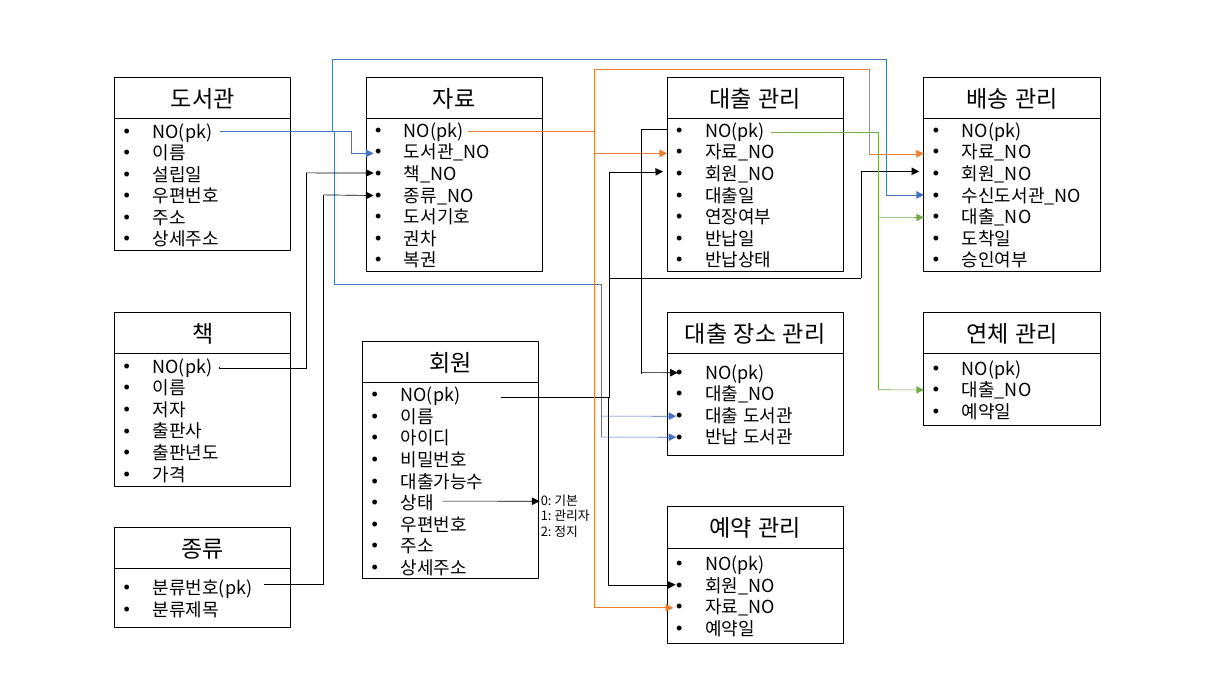
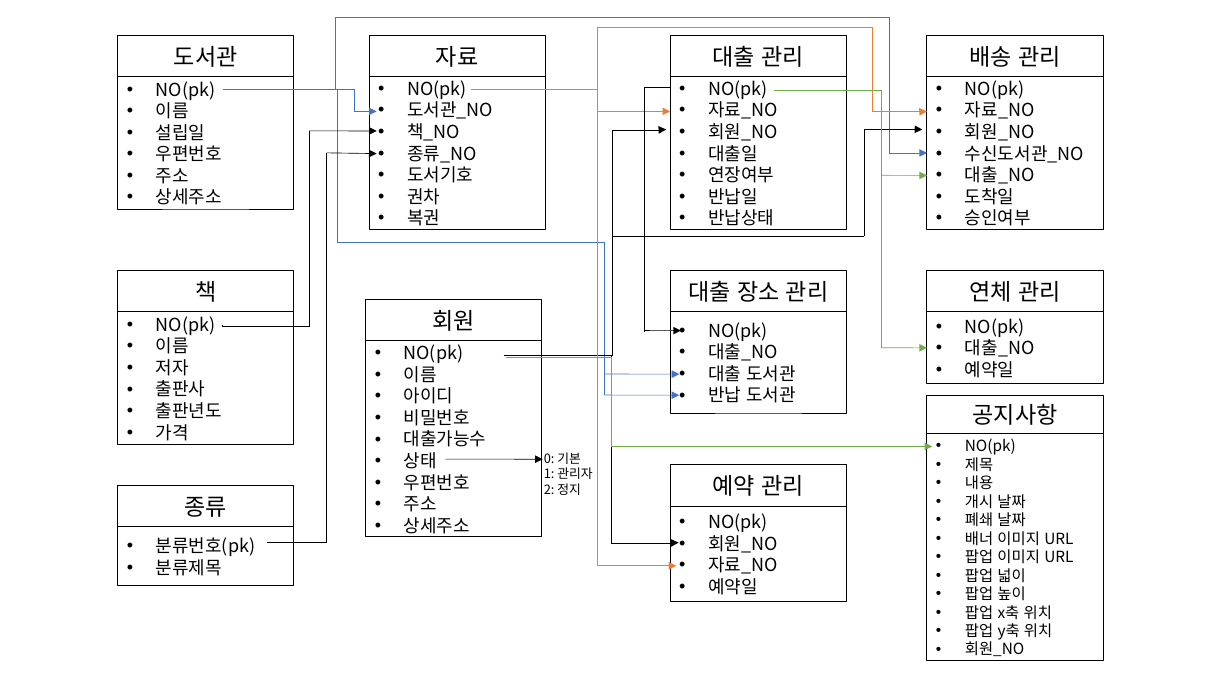
Before and after one commit to Hwangtaehun/librarysystem, a slide deck: slide 2 of 발표자료/발표ppt.ppt. Drawn at 1232x693 pixels with LibreOffice and Linux fonts; fonts in the diff are those of the drawing. Boxes give left, top, right and bottom in pixels: in the first picture for what was removed or moved away, otherwise in the second. Text is boxed around its words. In the diff, an @@ line names an element or a change of style, - is before the commit and + after.

```diff
--- a/발표자료/발표ppt.ppt
+++ b/발표자료/발표ppt.ppt
@@ 7 rectangles, 6 elbow arrows, 6 elbow lines, 4 arrows: place and size @@
-7 rectangles, 6 elbow arrows, 6 elbow lines, 4 arrows at <box>220,60,924,643</box>
+7 rectangles, 6 elbow arrows, 6 elbow lines, 4 arrows at <box>223,18,926,601</box>
@@ elbow arrow added from (506, 357) to (932, 446), #70AD47 0.99 pt @@
@@ 8 rectangles, 1 elbow line, 1 elbow arrow: place and size @@
-8 rectangles, 1 elbow line, 1 elbow arrow at <box>115,118,1100,585</box>
+8 rectangles, 1 elbow line, 1 elbow arrow at <box>117,77,1103,543</box>
@@ 2 arrows, 1 rectangle, 1 text, 1 elbow line, 1 elbow arrow: place and size @@
-2 arrows, 1 rectangle, 1 text, 1 elbow line, 1 elbow arrow at <box>264,78,924,585</box>
+2 arrows, 1 rectangle, 1 text, 1 elbow line, 1 elbow arrow at <box>267,35,926,542</box>
@@ arrow moved from (601, 437) - (676, 437) to (604, 374) - (679, 374) @@
@@ arrow moved from (601, 416) - (676, 416) to (604, 395) - (679, 395) @@
@@ rectangle added at <box>926,395,1103,433</box>, outline #000000 0.74 pt, 18 pt, text #000000 @@
+공지사항
@@ rectangle added at <box>926,433,1103,660</box>, outline #000000 0.74 pt, 12 pt, text #000000 @@
+• NO(pk)
+• 제목
+• 내용
+• 개시 날짜
+• 폐쇄 날짜
+• 배너 이미지 URL
+• 팝업 이미지 URL
+• 팝업 넓이
+• 팝업 높이
+• 팝업 x축 위치
+• 팝업 y축 위치
+• 회원_NO
@@ 4 rectangles: place and size @@
-4 rectangles at <box>115,78,1100,628</box>
+4 rectangles at <box>117,35,1103,586</box>
```
Also in this commit, not shown: 1 other slide changed, 8 other files.
